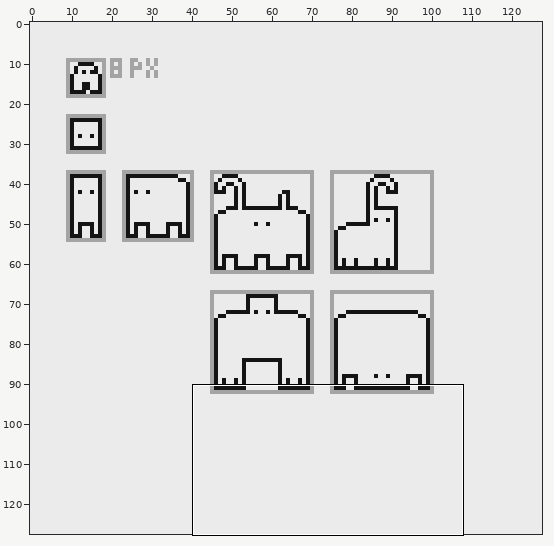
A pixel-art file gets an edit: img/alienmockup.aseprite. Above, an overview of the earlier version with the close-up marked.
Close-up. Old version:
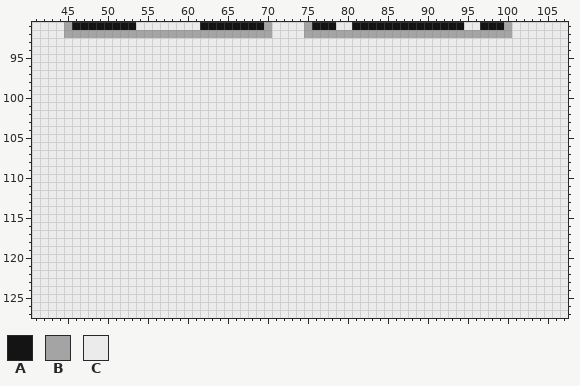
128x128 pixels, 1 frame. Shown: x 41..107, y 91..127.
Visible layers, top first: "Layer 3", "grid", "bg".
Palette (. is transparent): A #141414  B #a4a4a4  C #ebebeb
Pixels before (only the part around the change), first column x 41:
 91 CCCCBAAAAAAAACCCCCCCCAAAAAAAABCCCCBAAACCAAAAAAAAAAAAAACCAAABCCCCCC
 92 CCCCBBBBBBBBBBBBBBBBBBBBBBBBBBCCCCBBBBBBBBBBBBBBBBBBBBBBBBBBCCCCCC
 93 CCCCCCCCCCCCCCCCCCCCCCCCCCCCCCCCCCCCCCCCCCCCCCCCCCCCCCCCCCCCCCCCCC
 94 CCCCCCCCCCCCCCCCCCCCCCCCCCCCCCCCCCCCCCCCCCCCCCCCCCCCCCCCCCCCCCCCCC
 95 CCCCCCCCCCCCCCCCCCCCCCCCCCCCCCCCCCCCCCCCCCCCCCCCCCCCCCCCCCCCCCCCCC
 96 CCCCCCCCCCCCCCCCCCCCCCCCCCCCCCCCCCCCCCCCCCCCCCCCCCCCCCCCCCCCCCCCCC
 97 CCCCCCCCCCCCCCCCCCCCCCCCCCCCCCCCCCCCCCCCCCCCCCCCCCCCCCCCCCCCCCCCCC
 98 CCCCCCCCCCCCCCCCCCCCCCCCCCCCCCCCCCCCCCCCCCCCCCCCCCCCCCCCCCCCCCCCCC
 99 CCCCCCCCCCCCCCCCCCCCCCCCCCCCCCCCCCCCCCCCCCCCCCCCCCCCCCCCCCCCCCCCCC
100 CCCCCCCCCCCCCCCCCCCCCCCCCCCCCCCCCCCCCCCCCCCCCCCCCCCCCCCCCCCCCCCCCC
101 CCCCCCCCCCCCCCCCCCCCCCCCCCCCCCCCCCCCCCCCCCCCCCCCCCCCCCCCCCCCCCCCCC
102 CCCCCCCCCCCCCCCCCCCCCCCCCCCCCCCCCCCCCCCCCCCCCCCCCCCCCCCCCCCCCCCCCC
103 CCCCCCCCCCCCCCCCCCCCCCCCCCCCCCCCCCCCCCCCCCCCCCCCCCCCCCCCCCCCCCCCCC
104 CCCCCCCCCCCCCCCCCCCCCCCCCCCCCCCCCCCCCCCCCCCCCCCCCCCCCCCCCCCCCCCCCC
105 CCCCCCCCCCCCCCCCCCCCCCCCCCCCCCCCCCCCCCCCCCCCCCCCCCCCCCCCCCCCCCCCCC
106 CCCCCCCCCCCCCCCCCCCCCCCCCCCCCCCCCCCCCCCCCCCCCCCCCCCCCCCCCCCCCCCCCC
107 CCCCCCCCCCCCCCCCCCCCCCCCCCCCCCCCCCCCCCCCCCCCCCCCCCCCCCCCCCCCCCCCCC
108 CCCCCCCCCCCCCCCCCCCCCCCCCCCCCCCCCCCCCCCCCCCCCCCCCCCCCCCCCCCCCCCCCC
109 CCCCCCCCCCCCCCCCCCCCCCCCCCCCCCCCCCCCCCCCCCCCCCCCCCCCCCCCCCCCCCCCCC
110 CCCCCCCCCCCCCCCCCCCCCCCCCCCCCCCCCCCCCCCCCCCCCCCCCCCCCCCCCCCCCCCCCC
111 CCCCCCCCCCCCCCCCCCCCCCCCCCCCCCCCCCCCCCCCCCCCCCCCCCCCCCCCCCCCCCCCCC
112 CCCCCCCCCCCCCCCCCCCCCCCCCCCCCCCCCCCCCCCCCCCCCCCCCCCCCCCCCCCCCCCCCC
113 CCCCCCCCCCCCCCCCCCCCCCCCCCCCCCCCCCCCCCCCCCCCCCCCCCCCCCCCCCCCCCCCCC
114 CCCCCCCCCCCCCCCCCCCCCCCCCCCCCCCCCCCCCCCCCCCCCCCCCCCCCCCCCCCCCCCCCC
115 CCCCCCCCCCCCCCCCCCCCCCCCCCCCCCCCCCCCCCCCCCCCCCCCCCCCCCCCCCCCCCCCCC
116 CCCCCCCCCCCCCCCCCCCCCCCCCCCCCCCCCCCCCCCCCCCCCCCCCCCCCCCCCCCCCCCCCC
117 CCCCCCCCCCCCCCCCCCCCCCCCCCCCCCCCCCCCCCCCCCCCCCCCCCCCCCCCCCCCCCCCCC
118 CCCCCCCCCCCCCCCCCCCCCCCCCCCCCCCCCCCCCCCCCCCCCCCCCCCCCCCCCCCCCCCCCC
119 CCCCCCCCCCCCCCCCCCCCCCCCCCCCCCCCCCCCCCCCCCCCCCCCCCCCCCCCCCCCCCCCCC
120 CCCCCCCCCCCCCCCCCCCCCCCCCCCCCCCCCCCCCCCCCCCCCCCCCCCCCCCCCCCCCCCCCC
121 CCCCCCCCCCCCCCCCCCCCCCCCCCCCCCCCCCCCCCCCCCCCCCCCCCCCCCCCCCCCCCCCCC
122 CCCCCCCCCCCCCCCCCCCCCCCCCCCCCCCCCCCCCCCCCCCCCCCCCCCCCCCCCCCCCCCCCC
123 CCCCCCCCCCCCCCCCCCCCCCCCCCCCCCCCCCCCCCCCCCCCCCCCCCCCCCCCCCCCCCCCCC
124 CCCCCCCCCCCCCCCCCCCCCCCCCCCCCCCCCCCCCCCCCCCCCCCCCCCCCCCCCCCCCCCCCC
125 CCCCCCCCCCCCCCCCCCCCCCCCCCCCCCCCCCCCCCCCCCCCCCCCCCCCCCCCCCCCCCCCCC
126 CCCCCCCCCCCCCCCCCCCCCCCCCCCCCCCCCCCCCCCCCCCCCCCCCCCCCCCCCCCCCCCCCC
127 CCCCCCCCCCCCCCCCCCCCCCCCCCCCCCCCCCCCCCCCCCCCCCCCCCCCCCCCCCCCCCCCCC
The result:
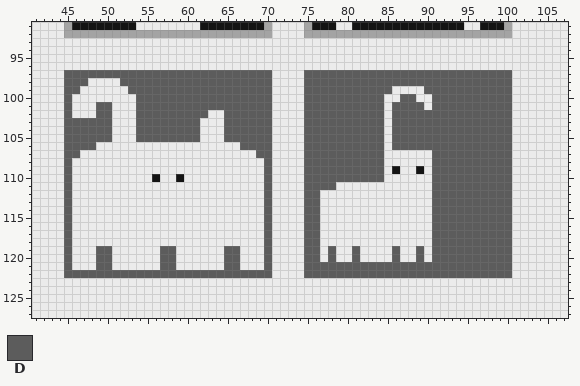
Colours new in this view: D #5c5c5c
The exact change:
Layers "Layer 3", "grid":
y 97: x 45..70 CCCCCCCCCCCCCCCCCCCCCCCCCC -> DDDDDDDDDDDDDDDDDDDDDDDDDD; x 75..100 CCCCCCCCCCCCCCCCCCCCCCCCCC -> DDDDDDDDDDDDDDDDDDDDDDDDDD
y 98: x 45..47 CCC -> DDD; x 52..70 CCCCCCCCCCCCCCCCCCC -> DDDDDDDDDDDDDDDDDDD; x 75..100 CCCCCCCCCCCCCCCCCCCCCCCCCC -> DDDDDDDDDDDDDDDDDDDDDDDDDD
y 99: x 45..46 CC -> DD; x 53..70 CCCCCCCCCCCCCCCCCC -> DDDDDDDDDDDDDDDDDD; x 75..85 CCCCCCCCCCC -> DDDDDDDDDDD; x 90..100 CCCCCCCCCCC -> DDDDDDDDDDD
y 100: x 45 C -> D; x 54..70 CCCCCCCCCCCCCCCCC -> DDDDDDDDDDDDDDDDD; x 75..84 CCCCCCCCCC -> DDDDDDDDDD; x 87..88 CC -> DD; x 91..100 CCCCCCCCCC -> DDDDDDDDDD
y 101: x 45 C -> D; x 49..50 CC -> DD; x 54..70 CCCCCCCCCCCCCCCCC -> DDDDDDDDDDDDDDDDD; x 75..84 CCCCCCCCCC -> DDDDDDDDDD; x 86..89 CCCC -> DDDD; x 91..100 CCCCCCCCCC -> DDDDDDDDDD
y 102: x 45 C -> D; x 49..50 CC -> DD; x 54..62 CCCCCCCCC -> DDDDDDDDD; x 65..70 CCCCCC -> DDDDDD; x 75..84 CCCCCCCCCC -> DDDDDDDDDD; x 86..100 CCCCCCCCCCCCCCC -> DDDDDDDDDDDDDDD
y 103..105: x 45..50 CCCCCC -> DDDDDD; x 54..61 CCCCCCCC -> DDDDDDDD; x 65..70 CCCCCC -> DDDDDD; x 75..84 CCCCCCCCCC -> DDDDDDDDDD; x 86..100 CCCCCCCCCCCCCCC -> DDDDDDDDDDDDDDD
y 106: x 45..48 CCCC -> DDDD; x 67..70 CCCC -> DDDD; x 75..84 CCCCCCCCCC -> DDDDDDDDDD; x 86..100 CCCCCCCCCCCCCCC -> DDDDDDDDDDDDDDD
y 107: x 45..46 CC -> DD; x 69..70 CC -> DD; x 75..84 CCCCCCCCCC -> DDDDDDDDDD; x 91..100 CCCCCCCCCC -> DDDDDDDDDD
y 108: x 45 C -> D; x 70 C -> D; x 75..84 CCCCCCCCCC -> DDDDDDDDDD; x 91..100 CCCCCCCCCC -> DDDDDDDDDD
y 109: x 45 C -> D; x 70 C -> D; x 75..84 CCCCCCCCCC -> DDDDDDDDDD; x 86 C -> A; x 89 C -> A; x 91..100 CCCCCCCCCC -> DDDDDDDDDD
y 110: x 45 C -> D; x 56 C -> A; x 59 C -> A; x 70 C -> D; x 75..84 CCCCCCCCCC -> DDDDDDDDDD; x 91..100 CCCCCCCCCC -> DDDDDDDDDD
y 111: x 45 C -> D; x 70 C -> D; x 75..78 CCCC -> DDDD; x 91..100 CCCCCCCCCC -> DDDDDDDDDD
y 112..118: x 45 C -> D; x 70 C -> D; x 75..76 CC -> DD; x 91..100 CCCCCCCCCC -> DDDDDDDDDD
y 119..120: x 45 C -> D; x 49..50 CC -> DD; x 57..58 CC -> DD; x 65..66 CC -> DD; x 70 C -> D; x 75..76 CC -> DD; x 78 C -> D; x 81 C -> D; x 86 C -> D; x 89 C -> D; x 91..100 CCCCCCCCCC -> DDDDDDDDDD
y 121: x 45 C -> D; x 49..50 CC -> DD; x 57..58 CC -> DD; x 65..66 CC -> DD; x 70 C -> D; x 75..100 CCCCCCCCCCCCCCCCCCCCCCCCCC -> DDDDDDDDDDDDDDDDDDDDDDDDDD
y 122: x 45..70 CCCCCCCCCCCCCCCCCCCCCCCCCC -> DDDDDDDDDDDDDDDDDDDDDDDDDD; x 75..100 CCCCCCCCCCCCCCCCCCCCCCCCCC -> DDDDDDDDDDDDDDDDDDDDDDDDDD
Changed places in both close-ups, as pixel boxes (x1, y1, x2, y2):
changed: (64, 70, 272, 278)
changed: (304, 70, 512, 278)
